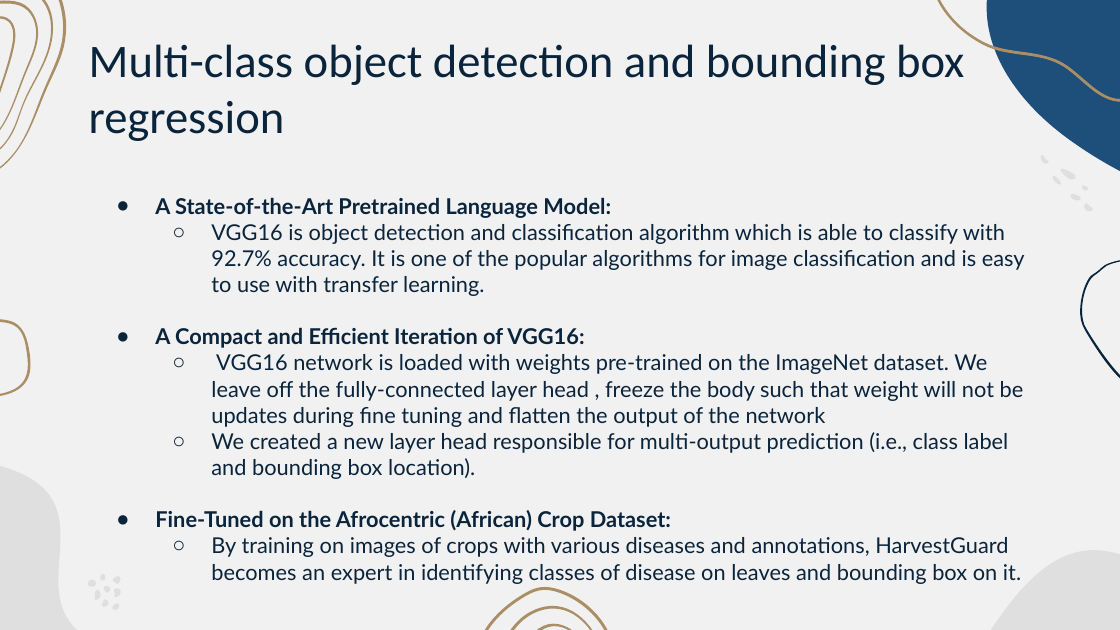
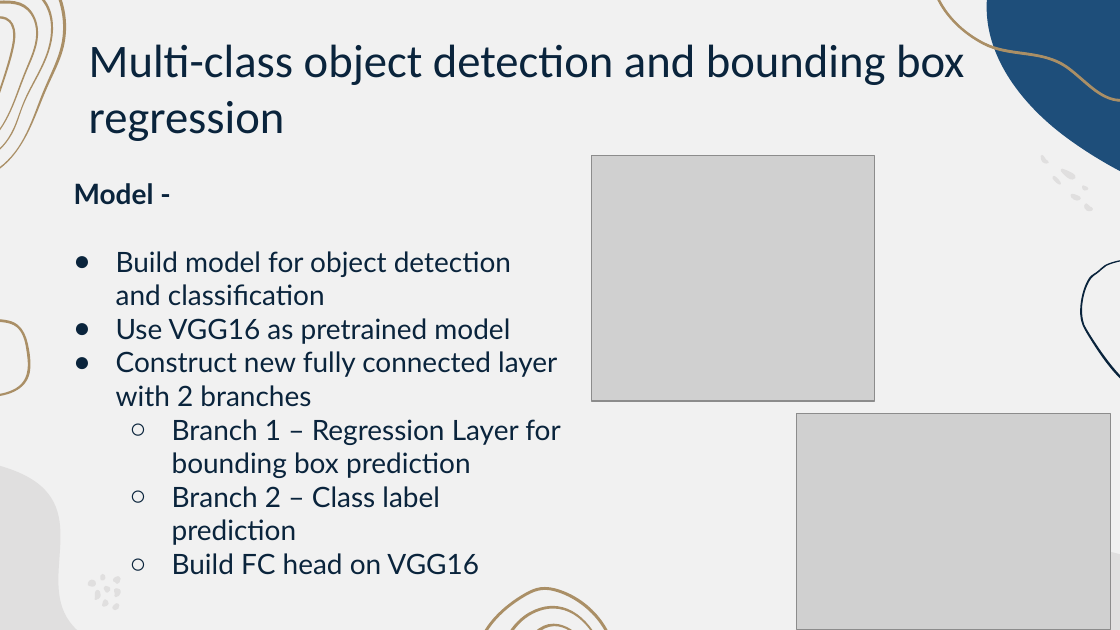
Before and after one commit to ljtaylor99/AAI-521-Final-Project, a slide deck: slide 5 of Final Project Presentation-Team 4.pptx. Drawn at 1120x630 pixels with LibreOffice and Linux fonts; fonts in the diff are those of the drawing; grey boxes stand for pictures. Boxes give left, top, right and bottom in pixels: in the first picture for what was removed or moved away, otherwise in the second. Text is boxed around its words. In the diff, an @@ line names an element or a change of style, - is before the commit and + after.

Commit message:
Updated Model Section

```diff
--- a/Final Project Presentation-Team 4.pptx
+++ b/Final Project Presentation-Team 4.pptx
@@ picture added at [591,156,874,401] @@
@@ text added at [74,183,560,575], 18 pt, text #0A243C @@
+Model -
+● Build model for object detection and classification
+● Use VGG16 as pretrained model
+● Construct new fully connected layer with 2 branches
+  ○ Branch 1 – Regression Layer for bounding box prediction
+  ○ Branch 2 – Class label prediction
+  ○ Build FC head on VGG16
@@ text removed at [155,197,1025,584] @@
-● A State-of-the-Art Pretrained Language Model:
-  ○ VGG16 is object detection and classification algorithm which is able to classify with 92.7% accuracy. It is one of the popular algorithms for image classification and is easy to use with transfer learning.
-● A Compact and Efficient Iteration of VGG16:
-  ○ VGG16 network is loaded with weights pre-trained on the ImageNet dataset. We leave off the fully-connected layer head , freeze the body such that weight will not be updates during fine tuning and flatten the output of the network
-  ○ We created a new layer head responsible for multi-output prediction (i.e., class label and bounding box location).
-● Fine-Tuned on the Afrocentric (African) Crop Dataset:
-  ○ By training on images of crops with various diseases and annotations, HarvestGuard becomes an expert in identifying classes of disease on leaves and bounding box on it.
@@ picture added at [796,413,1110,629] @@
```
Also in this commit, not shown: 3 other slides changed, 1 slide added.
